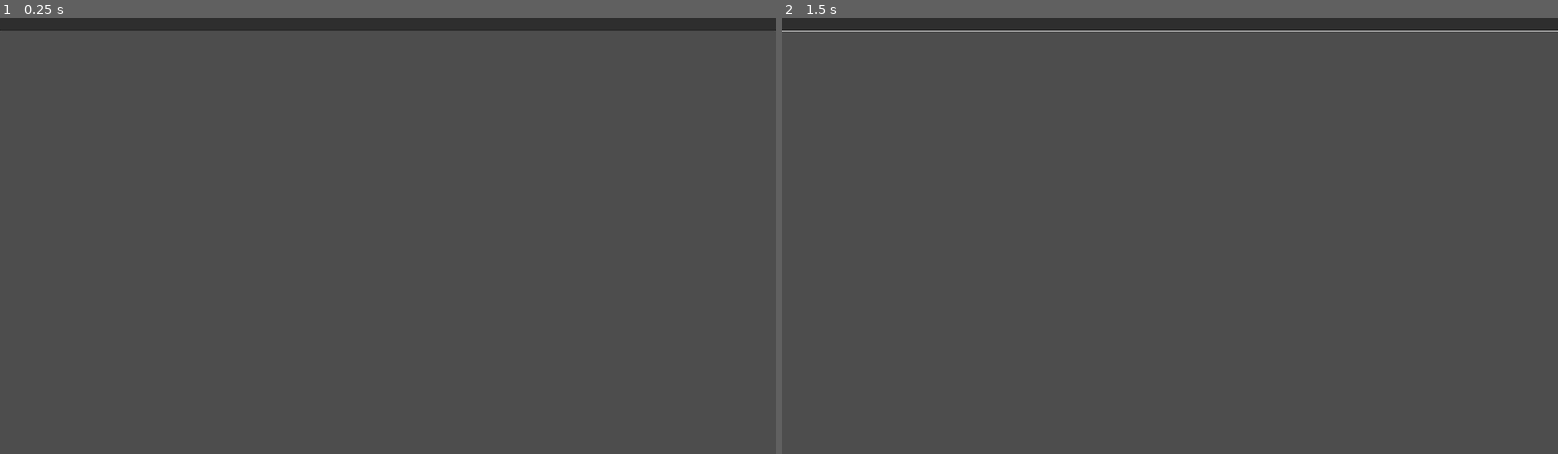
Above: before the commit, frames 1-2 (left to right).
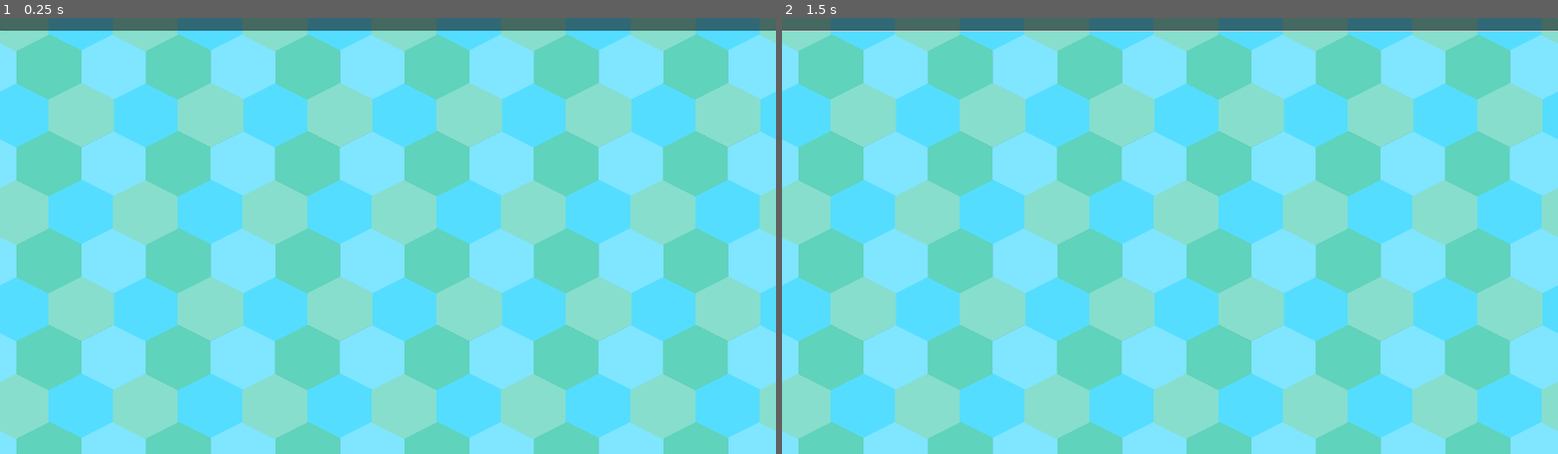
Above: after the commit, the same moments.

Repository: jerryshell/agarust
Game: Godot game, scene res://main.tscn
The game is run twice, just before and just after one commit, with the same random seed, the same clock (stepped at 60 frames per second) and the same inputs.
Inputs (mouse positions are in pixels of both pictures, inside the frame that each line leads up to):
- Up to frame 1 (0.25 s): no input
- Up to frame 2 (1.5 s): click (1170, 22) at 0.52 s; type "12" at 0.6 s; tap Enter at 1.25 s; move the mouse to (1170, 240) at 1.27 s; hold Mouse wheel up (zoom_in, bound only after the commit) from 1.28 s (still down)

The runs differ from the first frame. In frame 1, 100% of the frame differs, in the area x 0-100%, y 0-100%; in frame 2, 100%.

Commit message:
player movement

Diff:
--- /dev/null
+++ b/client/assets/background_effect.gdshader
@@ -0,0 +1,10 @@
+shader_type canvas_item;
+
+// --- Uniforms --- //
+uniform vec2 amplitutde = vec2(1.0, 0.0);
+uniform vec2 speed = vec2(1.0, 0.0);
+
+void fragment() {
+    vec2 pos = mod((UV - amplitutde * sin(TIME + vec2(UV.y, UV.x) * speed)) / TEXTURE_PIXEL_SIZE, 1.0 / TEXTURE_PIXEL_SIZE) * TEXTURE_PIXEL_SIZE;
+    COLOR = texture(TEXTURE, pos);
+}
--- /dev/null
+++ b/client/assets/floor.svg
@@ -0,0 +1,62 @@
+<?xml version="1.0" encoding="UTF-8" standalone="no"?>
+<!-- Created with Inkscape (http://www.inkscape.org/) -->
+
+<svg
+   width="84.666664mm"
+   height="127mm"
+   viewBox="0 0 84.666664 127"
+   version="1.1"
+   id="svg1"
+   xml:space="preserve"
+   xmlns="http://www.w3.org/2000/svg"
+   xmlns:svg="http://www.w3.org/2000/svg"><defs
+     id="defs1" /><g
+     id="layer2"><path
+       style="fill:#80e5ff;stroke-width:0.264583"
+       id="path1"
+       d="M 41.483292,44.422962 21.96648,33.154926 l -1e-6,-22.536074 19.516812,-11.26803718 19.516813,11.26803618 0,22.536074 z"
+       transform="matrix(1.0885791,0,0,0.95111169,-2.4843209,0.62933335)" /><path
+       style="fill:#55ddff;stroke-width:0.264583"
+       id="path1-8"
+       d="M 41.483292,44.422962 21.96648,33.154926 l -1e-6,-22.536074 19.516812,-11.26803718 19.516813,11.26803618 0,22.536074 z"
+       transform="matrix(1.0933721,0,0,0.95111169,-24.074891,32.264306)" /><path
+       style="fill:#55ddff;stroke-width:0.264583"
+       id="path1-8-7"
+       d="M 41.483292,44.422962 21.96648,33.154926 l -1e-6,-22.536074 19.516812,-11.26803718 19.516813,11.26803618 0,22.536074 z"
+       transform="matrix(1.0885791,0,0,0.95111169,18.685667,-31.264843)" /><path
+       style="fill:#55ddff;stroke-width:0.264583"
+       id="path1-8-1"
+       d="M 41.483292,44.422962 21.96648,33.154926 l -1e-6,-22.536074 19.516812,-11.26803718 19.516813,11.26803618 0,22.536074 z"
+       transform="matrix(1.0885791,0,0,0.95111169,18.553375,95.867449)" /><path
+       style="fill:#80e5ff;stroke-width:0.264583"
+       id="path1-7"
+       d="M 41.483292,44.422962 21.96648,33.154926 l -1e-6,-22.536074 19.516812,-11.26803718 19.516813,11.26803618 0,22.536074 z"
+       transform="matrix(1.0885791,0,0,0.95111169,-2.4112653,64.022716)" /><path
+       style="fill:#87decd;stroke-width:0.264583"
+       id="path1-7-2"
+       d="M 41.483292,44.422962 21.96648,33.154926 l -1e-6,-22.536074 19.516812,-11.26803718 19.516813,11.26803618 0,22.536074 z"
+       transform="matrix(1.0885791,0,0,0.95111169,18.275202,32.654859)" /><path
+       style="fill:#87decd;stroke-width:0.264583"
+       id="path1-7-2-4"
+       d="M 41.483292,44.422962 21.96648,33.154926 l -1e-6,-22.536074 19.516812,-11.26803718 19.516813,11.26803618 0,22.536074 z"
+       transform="matrix(1.0976086,0,0,0.95624813,-24.112223,96.054115)" /><path
+       style="fill:#87decd;stroke-width:0.264583"
+       id="path1-7-2-4-5"
+       d="M 41.483292,44.422962 21.96648,33.154926 l -1e-6,-22.536074 19.516812,-11.26803718 19.516813,11.26803618 0,22.536074 z"
+       transform="matrix(1.0885791,0,0,0.95111169,-23.715266,-31.526283)" /><path
+       style="fill:#5fd3bc;stroke-width:0.264583"
+       id="path1-7-2-4-5-8"
+       d="M 41.483292,44.422962 21.96648,33.154926 l -1e-6,-22.536074 19.516812,-11.26803718 19.516813,11.26803618 0,22.536074 z"
+       transform="matrix(1.0885791,0,0,0.95111169,39.695196,0.64533521)" /><path
+       style="fill:#5fd3bc;stroke-width:0.264583"
+       id="path1-7-2-4-5-8-9"
+       d="M 41.483292,44.422962 21.96648,33.154926 l -1e-6,-22.536074 19.516812,-11.26803718 19.516813,11.26803618 0,22.536074 z"
+       transform="matrix(1.0885791,0,0,0.95111169,-44.952308,0.6213395)" /><path
+       style="fill:#5fd3bc;stroke-width:0.264583"
+       id="path1-7-2-4-5-8-9-1"
+       d="M 41.483292,44.422962 21.96648,33.154926 l -1e-6,-22.536074 19.516812,-11.26803718 19.516813,11.26803618 0,22.536074 z"
+       transform="matrix(1.0885791,0,0,0.95111169,-44.856995,64.00752)" /><path
+       style="fill:#5fd3bc;stroke-width:0.264583"
+       id="path1-7-2-4-5-8-9-1-4"
+       d="M 41.483292,44.422962 21.96648,33.154926 l -1e-6,-22.536074 19.516812,-11.26803718 19.516813,11.26803618 0,22.536074 z"
+       transform="matrix(1.0885791,0,0,0.95111169,39.890494,64.486136)" /></g></svg>
--- /dev/null
+++ b/client/component/actor/actor.gd
@@ -0,0 +1,98 @@
+class_name Actor
+extends Area2D
+
+const Scene := preload("res://component/actor/actor.tscn")
+
+@onready var collision_shape: CollisionShape2D = %CollisionShape
+@onready var nameplate: Label = %Nameplate
+@onready var camera: Camera2D = %Camera
+
+var connection_id: String
+var actor_name: String
+var start_x: float
+var start_y: float
+var start_rad: float
+var speed: float
+var color: Color
+var is_player: bool
+
+var velocity: Vector2
+var radius: float:
+	set(new_radius):
+		radius = new_radius
+		collision_shape.shape.set_radius(radius)
+		_update_zoom()
+		queue_redraw()
+
+var target_zoom := 2.0
+var furthest_zoom_allowed := target_zoom
+
+var server_position: Vector2
+
+static func instantiate(connection_id: String, actor_name: String, x: float, y: float, radius: float, speed: float, color: Color, is_player: bool) -> Actor:
+	var actor := Scene.instantiate()
+	actor.connection_id = connection_id
+	actor.actor_name = actor_name
+	actor.start_x = x
+	actor.start_y = y
+	actor.start_rad = radius
+	actor.speed = speed
+	actor.color = color
+	actor.is_player = is_player
+	return actor
+
+func _ready():
+	position.x = start_x
+	position.y = start_y
+	server_position = position
+	velocity = Vector2.RIGHT * speed
+	radius = start_rad
+	collision_shape.shape.radius = radius
+	nameplate.text = actor_name
+
+func _process(_delta: float) -> void:
+	if not is_equal_approx(camera.zoom.x, target_zoom):
+		camera.zoom -= Vector2(1, 1) * (camera.zoom.x - target_zoom) * 0.05
+
+func _physics_process(delta) -> void:
+	position += velocity * delta
+	server_position += velocity * delta
+	position += (server_position - position) * 0.05
+
+	if not is_player:
+		return
+
+	# Player-specific stuff below here
+	var mouse_pos := get_global_mouse_position()
+	var input_vec = position.direction_to(mouse_pos).normalized()
+
+	if abs(velocity.angle_to(input_vec)) > TAU / 15: # 24 degrees
+		velocity = input_vec * speed
+
+		var packet := Global.proto.Packet.new()
+		var player_direction_message := packet.new_update_player_direction()
+		player_direction_message.set_direction(velocity.angle())
+		WsClient.send(packet)
+
+func _draw() -> void:
+	draw_circle(Vector2.ZERO, radius, Color.BLUE_VIOLET)
+
+func _input(event):
+	if is_player:
+		if event.is_action_pressed("zoom_in"):
+				target_zoom = min(4, target_zoom + 0.1)
+		elif event.is_action_pressed("zoom_out"):
+				target_zoom = max(furthest_zoom_allowed, target_zoom - 0.1)
+		camera.zoom.y = camera.zoom.x
+
+func _update_zoom() -> void:
+	if is_node_ready():
+		nameplate.add_theme_font_size_override("font_size", max(16, radius / 2))
+
+	if not is_player:
+		return
+
+	var new_furthest_zoom_allowed := 2 * start_rad / radius
+	if is_equal_approx(target_zoom, furthest_zoom_allowed):
+		target_zoom = new_furthest_zoom_allowed
+	furthest_zoom_allowed = new_furthest_zoom_allowed
--- /dev/null
+++ b/client/component/actor/actor.tscn
@@ -0,0 +1,33 @@
+[gd_scene load_steps=3 format=3 uid="uid://b7p42ft05kib6"]
+
+[ext_resource type="Script" path="res://component/actor/actor.gd" id="1_wnuxu"]
+
+[sub_resource type="CircleShape2D" id="CircleShape2D_fakvn"]
+resource_local_to_scene = true
+
+[node name="Player" type="Area2D"]
+script = ExtResource("1_wnuxu")
+
+[node name="CollisionShape" type="CollisionShape2D" parent="."]
+unique_name_in_owner = true
+shape = SubResource("CircleShape2D_fakvn")
+
+[node name="Nameplate" type="Label" parent="."]
+unique_name_in_owner = true
+anchors_preset = 8
+anchor_left = 0.5
+anchor_top = 0.5
+anchor_right = 0.5
+anchor_bottom = 0.5
+offset_left = -16.5
+offset_top = -11.5
+offset_right = 16.5
+offset_bottom = 11.5
+grow_horizontal = 2
+grow_vertical = 2
+text = "Test"
+horizontal_alignment = 1
+vertical_alignment = 1
+
+[node name="Camera" type="Camera2D" parent="."]
+unique_name_in_owner = true
--- a/client/global/global.gd
+++ b/client/global/global.gd
@@ -2,3 +2,5 @@
 
 const proto := preload("res://proto.gd")
 const server_url = "ws://127.0.0.1:8080"
+
+var connection_id: String = ""
--- a/client/main.gd
+++ b/client/main.gd
@@ -1,7 +1,11 @@
 extends Node2D
 
+@onready var world: Node2D = %World
 @onready var chat_edit: LineEdit = %ChatEdit
 @onready var logger: Logger = %Logger
+
+# connection_id -> player
+var player_map: Dictionary = {}
 
 func _ready() -> void:
 	WsClient.connect_to_server(Global.server_url)
@@ -13,7 +17,14 @@
 	logger.info("Server connected")
 
 func _on_ws_packet_received(packet: Global.proto.Packet) -> void:
-	logger.info(packet.to_string())
+	print(packet)
+	var connection_id = packet.get_connection_id()
+	if packet.has_hello():
+		_handle_hello_msg(connection_id, packet.get_hello())
+	elif packet.has_chat():
+		_handle_chat_msg(connection_id, packet.get_chat())
+	elif packet.has_update_player():
+		_handle_update_player_msg(connection_id, packet.get_update_player())
 
 func _on_chat_edit_text_submited(new_text: String):
 	var packet := Global.proto.Packet.new()
@@ -21,3 +32,62 @@
 	chat.set_msg(new_text)
 	WsClient.send(packet)
 	chat_edit.text = ""
+
+func _handle_hello_msg(connection_id: String, chat_msg: Global.proto.Hello) -> void:
+	Global.connection_id = connection_id
+
+func _handle_chat_msg(connection_id: String, chat_msg: Global.proto.Chat) -> void:
+	logger.chat(connection_id, chat_msg.get_msg())
+
+func _handle_update_player_msg(connection_id: String, update_player_msg: Global.proto.UpdatePlayer) -> void:
+	var actor_name := update_player_msg.get_name()
+	var x := update_player_msg.get_x()
+	var y := update_player_msg.get_y()
+	var radius := update_player_msg.get_radius()
+	var speed := update_player_msg.get_speed()
+	var color_hex := update_player_msg.get_color()
+
+	var color := Color.hex(color_hex)
+	var is_player := connection_id == Global.connection_id
+
+	if connection_id not in player_map:
+		_add_actor(connection_id, actor_name, x, y, radius, speed, color, is_player)
+	else:
+		var direction := update_player_msg.get_direction()
+		_update_actor(connection_id, x, y, direction, speed, radius, is_player)
+
+func _add_actor(connection_id: String, actor_name: String, x: float, y: float, radius: float, speed: float, color: Color, is_player: bool) -> void:
+	var actor := Actor.instantiate(connection_id, actor_name, x, y, radius, speed, color, is_player)
+	actor.z_index = 1
+	world.add_child(actor)
+	_set_actor_mass(actor, _rad_to_mass(radius))
+	player_map[connection_id] = actor
+
+	if is_player:
+		actor.area_entered.connect(_on_player_area_entered)
+
+func _rad_to_mass(radius: float) -> float:
+	return radius * radius * PI
+
+func _set_actor_mass(actor: Actor, new_mass: float) -> void:
+	actor.radius = sqrt(new_mass / PI)
+	#hiscores.set_hiscore(actor.actor_name, roundi(new_mass))
+
+func _on_player_area_entered(area: Area2D) -> void:
+	print("_on_player_area_entered ", area)
+	#if area is Spore:
+		#_consume_spore(area as Spore)
+	#elif area is Actor:
+		#_collide_actor(area as Actor)
+
+func _update_actor(connection_id: String, x: float, y: float, direction: float, speed: float, radius: float, is_player: bool) -> void:
+	var actor = player_map[connection_id]
+	_set_actor_mass(actor, _rad_to_mass(radius))
+	actor.radius = radius
+
+	var server_position := Vector2(x, y)
+	if actor.position.distance_squared_to(server_position) > 50:
+		actor.server_position = server_position
+
+	if not is_player:
+		actor.velocity = Vector2.from_angle(direction) * speed
--- a/client/main.tscn
+++ b/client/main.tscn
@@ -1,10 +1,23 @@
-[gd_scene load_steps=3 format=3 uid="uid://b6eavbvcua5hk"]
+[gd_scene load_steps=5 format=3 uid="uid://b6eavbvcua5hk"]
 
 [ext_resource type="Script" path="res://main.gd" id="1_gugxu"]
 [ext_resource type="PackedScene" uid="uid://cpmsnc8fuugqe" path="res://component/logger/logger.tscn" id="2_1tw4a"]
+[ext_resource type="Texture2D" uid="uid://brlbwsgc364e8" path="res://assets/floor.svg" id="3_1p1p0"]
+
+[sub_resource type="ShaderMaterial" id="ShaderMaterial_h6q5m"]
 
 [node name="Main" type="Node2D"]
 script = ExtResource("1_gugxu")
+
+[node name="Background" type="Sprite2D" parent="."]
+texture_repeat = 2
+material = SubResource("ShaderMaterial_h6q5m")
+texture = ExtResource("3_1p1p0")
+region_enabled = true
+region_rect = Rect2(0, 0, 10000, 10000)
+
+[node name="World" type="Node2D" parent="."]
+unique_name_in_owner = true
 
 [node name="Gui" type="CanvasLayer" parent="."]
 
--- a/client/project.godot
+++ b/client/project.godot
@@ -34,3 +34,16 @@
 [editor_plugins]
 
 enabled=PackedStringArray("res://addons/protobuf/plugin.cfg")
+
+[input]
+
+zoom_in={
+"deadzone": 0.5,
+"events": [Object(InputEventMouseButton,"resource_local_to_scene":false,"resource_name":"","device":-1,"window_id":0,"alt_pressed":false,"shift_pressed":false,"ctrl_pressed":false,"meta_pressed":false,"button_mask":8,"position":Vector2(161, 34),"global_position":Vector2(175, 104),"factor":1.0,"button_index":4,"canceled":false,"pressed":true,"double_click":false,"script":null)
+]
+}
+zoom_out={
+"deadzone": 0.5,
+"events": [Object(InputEventMouseButton,"resource_local_to_scene":false,"resource_name":"","device":-1,"window_id":0,"alt_pressed":false,"shift_pressed":false,"ctrl_pressed":false,"meta_pressed":false,"button_mask":16,"position":Vector2(395, 22),"global_position":Vector2(409, 92),"factor":1.0,"button_index":5,"canceled":false,"pressed":true,"double_click":false,"script":null)
+]
+}
--- a/client/proto.gd
+++ b/client/proto.gd
@@ -682,6 +682,18 @@
 		service.func_ref = Callable(self, "new_chat")
 		data[_chat.tag] = service
 
+		_update_player = PBField.new("update_player", PB_DATA_TYPE.MESSAGE, PB_RULE.OPTIONAL, 8, true, DEFAULT_VALUES_3[PB_DATA_TYPE.MESSAGE])
+		service = PBServiceField.new()
+		service.field = _update_player
+		service.func_ref = Callable(self, "new_update_player")
+		data[_update_player.tag] = service
+
+		_update_player_direction = PBField.new("update_player_direction", PB_DATA_TYPE.MESSAGE, PB_RULE.OPTIONAL, 9, true, DEFAULT_VALUES_3[PB_DATA_TYPE.MESSAGE])
+		service = PBServiceField.new()
+		service.field = _update_player_direction
+		service.func_ref = Callable(self, "new_update_player_direction")
+		data[_update_player_direction.tag] = service
+
 	var data = {}
 
 	var _connection_id: PBField
@@ -705,6 +717,10 @@
 		data[2].state = PB_SERVICE_STATE.FILLED
 		_chat.value = DEFAULT_VALUES_3[PB_DATA_TYPE.MESSAGE]
 		data[3].state = PB_SERVICE_STATE.UNFILLED
+		_update_player.value = DEFAULT_VALUES_3[PB_DATA_TYPE.MESSAGE]
+		data[8].state = PB_SERVICE_STATE.UNFILLED
+		_update_player_direction.value = DEFAULT_VALUES_3[PB_DATA_TYPE.MESSAGE]
+		data[9].state = PB_SERVICE_STATE.UNFILLED
 		_hello.value = Hello.new()
 		return _hello.value
 
@@ -720,8 +736,50 @@
 		_hello.value = DEFAULT_VALUES_3[PB_DATA_TYPE.MESSAGE]
 		data[2].state = PB_SERVICE_STATE.UNFILLED
 		data[3].state = PB_SERVICE_STATE.FILLED
+		_update_player.value = DEFAULT_VALUES_3[PB_DATA_TYPE.MESSAGE]
+		data[8].state = PB_SERVICE_STATE.UNFILLED
+		_update_player_direction.value = DEFAULT_VALUES_3[PB_DATA_TYPE.MESSAGE]
+		data[9].state = PB_SERVICE_STATE.UNFILLED
 		_chat.value = Chat.new()
 		return _chat.value
+
+	var _update_player: PBField
+	func has_update_player() -> bool:
+		return data[8].state == PB_SERVICE_STATE.FILLED
+	func get_update_player() -> UpdatePlayer:
+		return _update_player.value
+	func clear_update_player() -> void:
+		data[8].state = PB_SERVICE_STATE.UNFILLED
+		_update_player.value = DEFAULT_VALUES_3[PB_DATA_TYPE.MESSAGE]
+	func new_update_player() -> UpdatePlayer:
+		_hello.value = DEFAULT_VALUES_3[PB_DATA_TYPE.MESSAGE]
+		data[2].state = PB_SERVICE_STATE.UNFILLED
+		_chat.value = DEFAULT_VALUES_3[PB_DATA_TYPE.MESSAGE]
+		data[3].state = PB_SERVICE_STATE.UNFILLED
+		data[8].state = PB_SERVICE_STATE.FILLED
+		_update_player_direction.value = DEFAULT_VALUES_3[PB_DATA_TYPE.MESSAGE]
+		data[9].state = PB_SERVICE_STATE.UNFILLED
+		_update_player.value = UpdatePlayer.new()
+		return _update_player.value
+
+	var _update_player_direction: PBField
+	func has_update_player_direction() -> bool:
+		return data[9].state == PB_SERVICE_STATE.FILLED
+	func get_update_player_direction() -> UpdatePlayerDirection:
+		return _update_player_direction.value
+	func clear_update_player_direction() -> void:
+		data[9].state = PB_SERVICE_STATE.UNFILLED
+		_update_player_direction.value = DEFAULT_VALUES_3[PB_DATA_TYPE.MESSAGE]
+	func new_update_player_direction() -> UpdatePlayerDirection:
+		_hello.value = DEFAULT_VALUES_3[PB_DATA_TYPE.MESSAGE]
+		data[2].state = PB_SERVICE_STATE.UNFILLED
+		_chat.value = DEFAULT_VALUES_3[PB_DATA_TYPE.MESSAGE]
+		data[3].state = PB_SERVICE_STATE.UNFILLED
+		_update_player.value = DEFAULT_VALUES_3[PB_DATA_TYPE.MESSAGE]
+		data[8].state = PB_SERVICE_STATE.UNFILLED
+		data[9].state = PB_SERVICE_STATE.FILLED
+		_update_player_direction.value = UpdatePlayerDirection.new()
+		return _update_player_direction.value
 
 	func _to_string() -> String:
 		return PBPacker.message_to_string(data)
@@ -812,4 +870,184 @@
 			return PB_ERR.PARSE_INCOMPLETE
 		return result
 
+class UpdatePlayer:
+	func _init():
+		var service
+
+		_connection_id = PBField.new("connection_id", PB_DATA_TYPE.STRING, PB_RULE.OPTIONAL, 1, true, DEFAULT_VALUES_3[PB_DATA_TYPE.STRING])
+		service = PBServiceField.new()
+		service.field = _connection_id
+		data[_connection_id.tag] = service
+
+		_name = PBField.new("name", PB_DATA_TYPE.STRING, PB_RULE.OPTIONAL, 2, true, DEFAULT_VALUES_3[PB_DATA_TYPE.STRING])
+		service = PBServiceField.new()
+		service.field = _name
+		data[_name.tag] = service
+
+		_x = PBField.new("x", PB_DATA_TYPE.DOUBLE, PB_RULE.OPTIONAL, 3, true, DEFAULT_VALUES_3[PB_DATA_TYPE.DOUBLE])
+		service = PBServiceField.new()
+		service.field = _x
+		data[_x.tag] = service
+
+		_y = PBField.new("y", PB_DATA_TYPE.DOUBLE, PB_RULE.OPTIONAL, 4, true, DEFAULT_VALUES_3[PB_DATA_TYPE.DOUBLE])
+		service = PBServiceField.new()
+		service.field = _y
+		data[_y.tag] = service
+
+		_radius = PBField.new("radius", PB_DATA_TYPE.DOUBLE, PB_RULE.OPTIONAL, 5, true, DEFAULT_VALUES_3[PB_DATA_TYPE.DOUBLE])
+		service = PBServiceField.new()
+		service.field = _radius
+		data[_radius.tag] = service
+
+		_direction = PBField.new("direction", PB_DATA_TYPE.DOUBLE, PB_RULE.OPTIONAL, 6, true, DEFAULT_VALUES_3[PB_DATA_TYPE.DOUBLE])
+		service = PBServiceField.new()
+		service.field = _direction
+		data[_direction.tag] = service
+
+		_speed = PBField.new("speed", PB_DATA_TYPE.DOUBLE, PB_RULE.OPTIONAL, 7, true, DEFAULT_VALUES_3[PB_DATA_TYPE.DOUBLE])
+		service = PBServiceField.new()
+		service.field = _speed
+		data[_speed.tag] = service
+
+		_color = PBField.new("color", PB_DATA_TYPE.INT32, PB_RULE.OPTIONAL, 8, true, DEFAULT_VALUES_3[PB_DATA_TYPE.INT32])
+		service = PBServiceField.new()
+		service.field = _color
+		data[_color.tag] = service
+
+	var data = {}
+
+	var _connection_id: PBField
+	func get_connection_id() -> String:
+		return _connection_id.value
+	func clear_connection_id() -> void:
+		data[1].state = PB_SERVICE_STATE.UNFILLED
+		_connection_id.value = DEFAULT_VALUES_3[PB_DATA_TYPE.STRING]
+	func set_connection_id(value : String) -> void:
+		_connection_id.value = value
+
+	var _name: PBField
+	func get_name() -> String:
+		return _name.value
+	func clear_name() -> void:
+		data[2].state = PB_SERVICE_STATE.UNFILLED
+		_name.value = DEFAULT_VALUES_3[PB_DATA_TYPE.STRING]
+	func set_name(value : String) -> void:
+		_name.value = value
+
+	var _x: PBField
+	func get_x() -> float:
+		return _x.value
+	func clear_x() -> void:
+		data[3].state = PB_SERVICE_STATE.UNFILLED
+		_x.value = DEFAULT_VALUES_3[PB_DATA_TYPE.DOUBLE]
+	func set_x(value : float) -> void:
+		_x.value = value
+
+	var _y: PBField
+	func get_y() -> float:
+		return _y.value
+	func clear_y() -> void:
+		data[4].state = PB_SERVICE_STATE.UNFILLED
+		_y.value = DEFAULT_VALUES_3[PB_DATA_TYPE.DOUBLE]
+	func set_y(value : float) -> void:
+		_y.value = value
+
+	var _radius: PBField
+	func get_radius() -> float:
+		return _radius.value
+	func clear_radius() -> void:
+		data[5].state = PB_SERVICE_STATE.UNFILLED
+		_radius.value = DEFAULT_VALUES_3[PB_DATA_TYPE.DOUBLE]
+	func set_radius(value : float) -> void:
+		_radius.value = value
+
+	var _direction: PBField
+	func get_direction() -> float:
+		return _direction.value
+	func clear_direction() -> void:
+		data[6].state = PB_SERVICE_STATE.UNFILLED
+		_direction.value = DEFAULT_VALUES_3[PB_DATA_TYPE.DOUBLE]
+	func set_direction(value : float) -> void:
+		_direction.value = value
+
+	var _speed: PBField
+	func get_speed() -> float:
+		return _speed.value
+	func clear_speed() -> void:
+		data[7].state = PB_SERVICE_STATE.UNFILLED
+		_speed.value = DEFAULT_VALUES_3[PB_DATA_TYPE.DOUBLE]
+	func set_speed(value : float) -> void:
+		_speed.value = value
+
+	var _color: PBField
+	func get_color() -> int:
+		return _color.value
+	func clear_color() -> void:
+		data[8].state = PB_SERVICE_STATE.UNFILLED
+		_color.value = DEFAULT_VALUES_3[PB_DATA_TYPE.INT32]
+	func set_color(value : int) -> void:
+		_color.value = value
+
+	func _to_string() -> String:
+		return PBPacker.message_to_string(data)
+
+	func to_bytes() -> PackedByteArray:
+		return PBPacker.pack_message(data)
+
+	func from_bytes(bytes : PackedByteArray, offset : int = 0, limit : int = -1) -> int:
+		var cur_limit = bytes.size()
+		if limit != -1:
+			cur_limit = limit
+		var result = PBPacker.unpack_message(data, bytes, offset, cur_limit)
+		if result == cur_limit:
+			if PBPacker.check_required(data):
+				if limit == -1:
+					return PB_ERR.NO_ERRORS
+			else:
+				return PB_ERR.REQUIRED_FIELDS
+		elif limit == -1 && result > 0:
+			return PB_ERR.PARSE_INCOMPLETE
+		return result
+
+class UpdatePlayerDirection:
+	func _init():
+		var service
+
+		_direction = PBField.new("direction", PB_DATA_TYPE.DOUBLE, PB_RULE.OPTIONAL, 1, true, DEFAULT_VALUES_3[PB_DATA_TYPE.DOUBLE])
+		service = PBServiceField.new()
+		service.field = _direction
+		data[_direction.tag] = service
+
+	var data = {}
+
+	var _direction: PBField
+	func get_direction() -> float:
+		return _direction.value
+	func clear_direction() -> void:
+		data[1].state = PB_SERVICE_STATE.UNFILLED
+		_direction.value = DEFAULT_VALUES_3[PB_DATA_TYPE.DOUBLE]
+	func set_direction(value : float) -> void:
+		_direction.value = value
+
+	func _to_string() -> String:
+		return PBPacker.message_to_string(data)
+
+	func to_bytes() -> PackedByteArray:
+		return PBPacker.pack_message(data)
+
+	func from_bytes(bytes : PackedByteArray, offset : int = 0, limit : int = -1) -> int:
+		var cur_limit = bytes.size()
+		if limit != -1:
+			cur_limit = limit
+		var result = PBPacker.unpack_message(data, bytes, offset, cur_limit)
+		if result == cur_limit:
+			if PBPacker.check_required(data):
+				if limit == -1:
+					return PB_ERR.NO_ERRORS
+			else:
+				return PB_ERR.REQUIRED_FIELDS
+		elif limit == -1 && result > 0:
+			return PB_ERR.PARSE_INCOMPLETE
+		return result
+
 ################ USER DATA END #################
Not shown, added: client/assets/floor.svg.import
Not shown, changed: proto/packet.proto
Not shown, changed: server/src/client_agent.rs
Not shown, changed: server/src/command.rs
Not shown, changed: server/src/hub.rs
Not shown, changed: server/src/proto.rs
